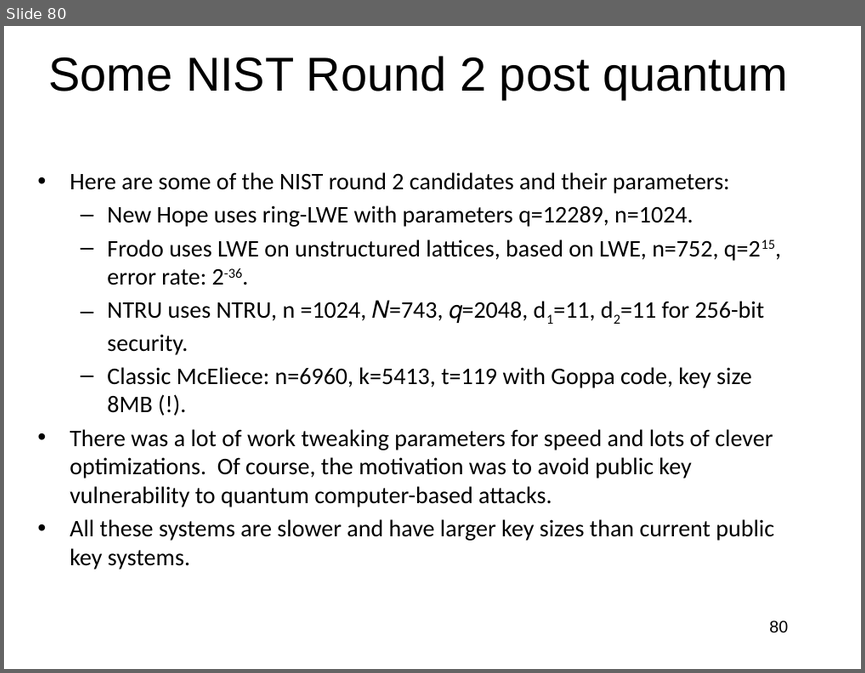
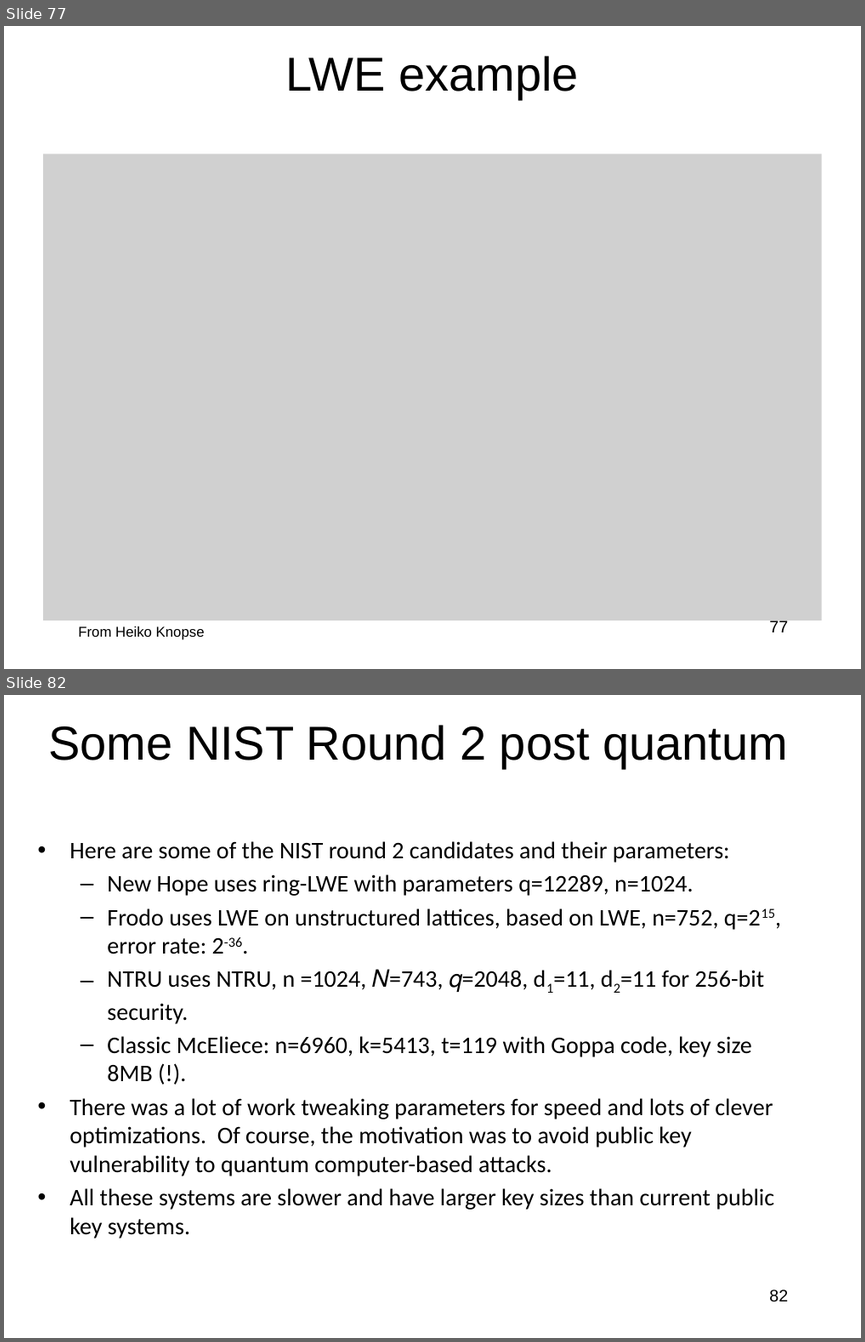
Before and after one commit to jlmucb/class_notes, a slide deck: BerkeleyClass/CS290Spring2013/Lectures/Cryptoclass10.pptx. Shown one above the other, each under a label of ours: slide 80 before the commit, slides 77 and 82 after it; the slides between them are not shown. The pictures are 865x673 and 865x1342 pixels, drawn with LibreOffice and Linux fonts; fonts in the diff are those of the drawing; grey boxes stand for pictures. Boxes give left, top, right and bottom in pixels: in the first picture for what was removed or moved away, otherwise in the second. Text is boxed around its words. In the diff, an @@ line names an element or a change of style, - is before the commit and + after.

```diff
--- a/BerkeleyClass/CS290Spring2013/Lectures/Cryptoclass10.pptx
+++ b/BerkeleyClass/CS290Spring2013/Lectures/Cryptoclass10.pptx
@@ slide 77 added at (x1=4, y1=26, x2=861, y2=669), background #FFFFFF @@
@@ title added at (x1=286, y1=56, x2=579, y2=99), 40 pt, text #000000 @@
+LWE example
@@ picture added at (x1=43, y1=154, x2=822, y2=620) @@
@@ text added at (x1=78, y1=626, x2=205, y2=640), 12 pt, text #000000 @@
+From Heiko Knopse
@@ page number added at (x1=769, y1=619, x2=788, y2=632), 14 pt, text #000000 @@
+77
@@ what was slide 80 is now slide 82 @@
@@ page number at (x1=769, y1=1289, x2=788, y2=1302): text changed @@
-80
+82
```
Also in this commit, not shown: 2 slides changed, 1 other slide added, 1 other file.
